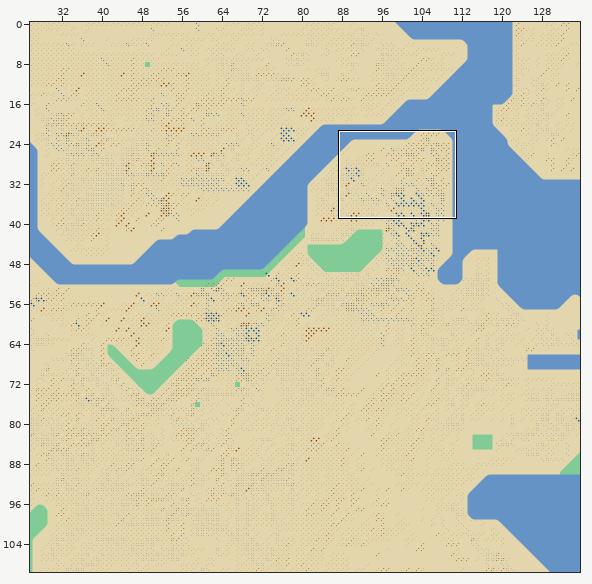
A Tiled map gets an edit: Maps/boston.tmx. Above: a wide view before the commit, with the close-up outlined.
Close-up. First the earlier version:
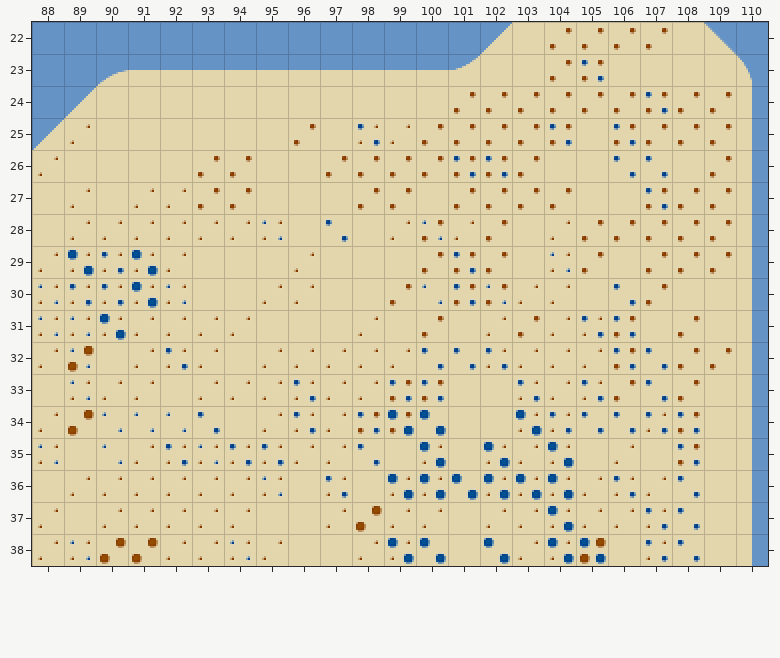
Cells are 16x16 px. Shown: x 88..110, y 22..38. The commit also changed other parts of the map, which this record leaves out.
Once edited:
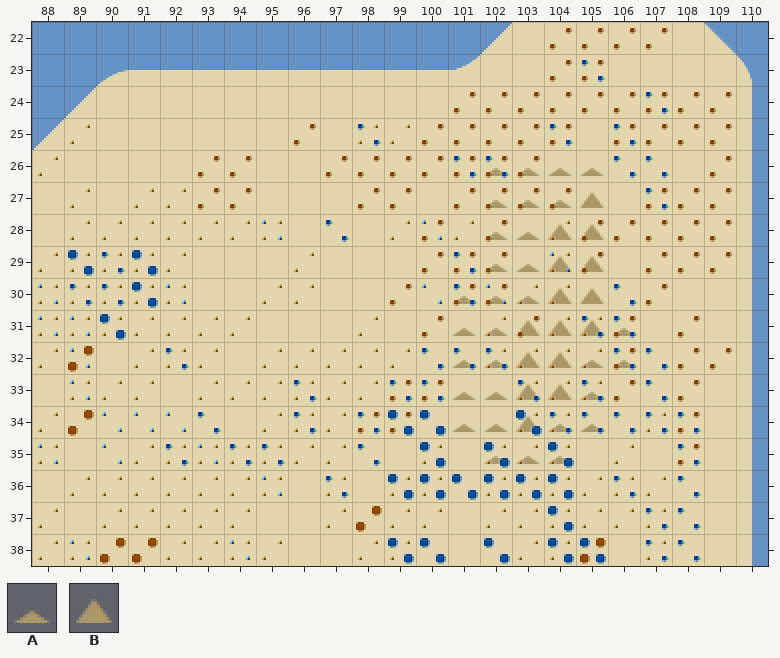
Key: from "Elevation": A 0, B 1.
_ is an empty cell.
Tiles of an added or newly shown layer are drawn over the layers below it.
Changes in this commit:
Layer "Elevation" (added):
y 26: x 102..105 ____ -> AAAA
y 27: x 102..105 ____ -> AAAB
y 28..29: x 102..105 ____ -> AABB
y 30: x 101..105 _____ -> AAABB
y 31: x 101..106 ______ -> AABBBA
y 32: x 101..106 ______ -> AABBAA
y 33: x 101..105 _____ -> AABBA
y 34: x 101..105 _____ -> AABAA
y 35: x 102..104 ___ -> AAA
Changed places in both close-ups, as pixel boxes (x1, y1, x2, y2):
added: (452, 168, 630, 464)
